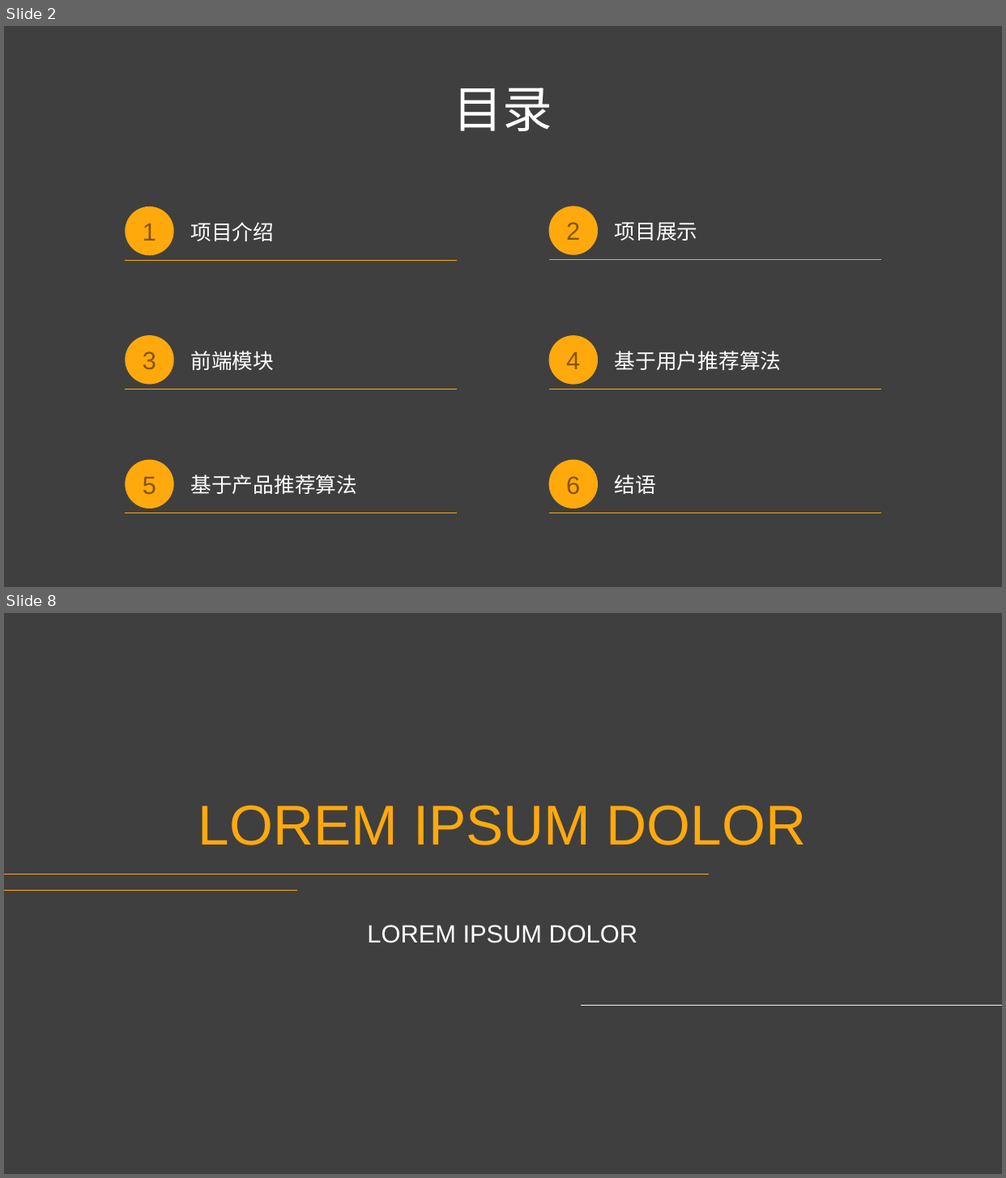
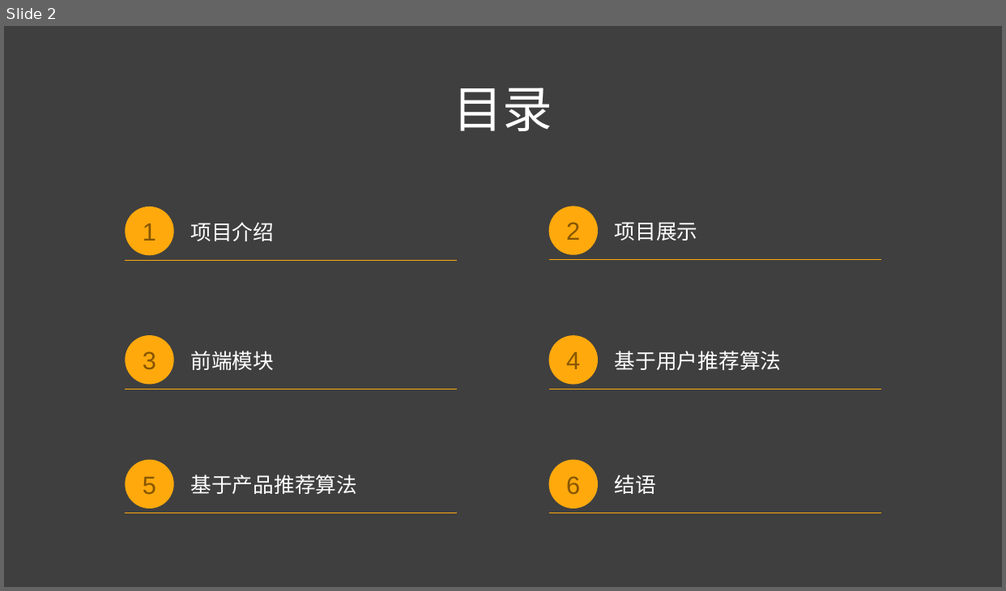
Before and after one commit to bigDataMLProject/Shrimp_hust, a slide deck: Shrimp_hust.pptx. Shown one above the other, each under a label of ours: slides 2 and 8 before the commit, slide 2 after it; the slides between them are not shown. The pictures are 1006x1178 and 1006x591 pixels, drawn with LibreOffice and Linux fonts; fonts in the diff are those of the drawing; background and template pictures are left out. Boxes give left, top, right and bottom in pixels: in the first picture for what was removed or moved away, otherwise in the second. Text is boxed around its words. In the diff, an @@ line names an element or a change of style, - is before the commit and + after.

```diff
--- a/Shrimp_hust.pptx
+++ b/Shrimp_hust.pptx
@@ slide 8 removed at box(4, 613, 1002, 1174), background picture (left out) @@
@@ title removed at box(198, 805, 806, 845) @@
-LOREM IPSUM DOLOR
@@ line removed from (4, 874) to (710, 874) @@
@@ line removed from (4, 891) to (297, 891) @@
@@ text removed at box(367, 925, 638, 943) @@
-LOREM IPSUM DOLOR
@@ line removed from (582, 1005) to (1002, 1005) @@
```
Also in this commit, not shown: 1 slide changed, 5 slides added, 19 other slides removed, 2 other files.
